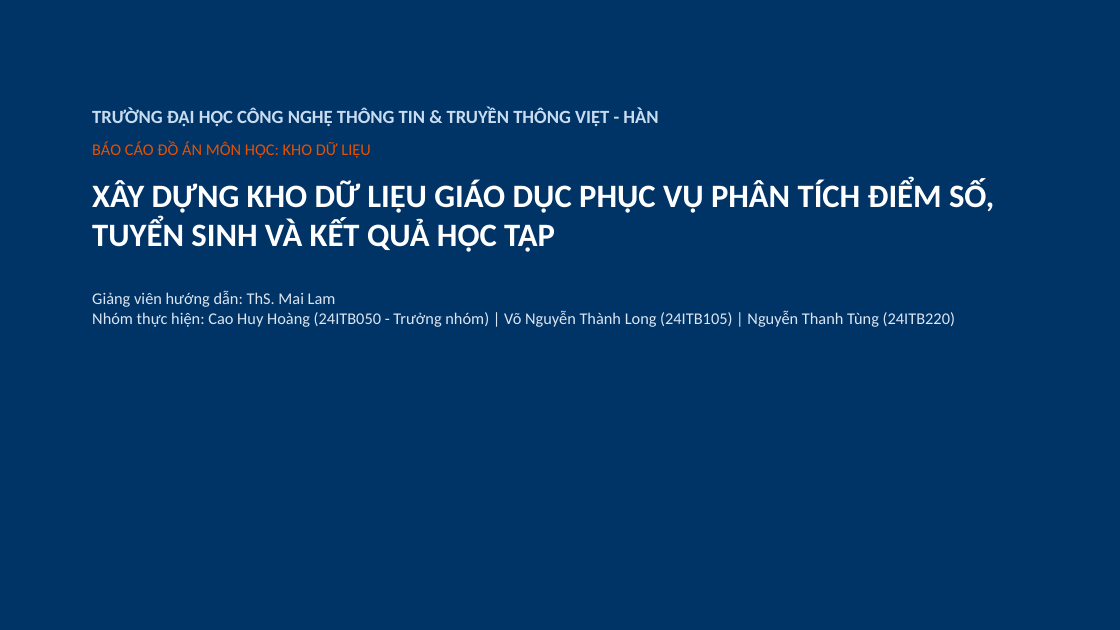
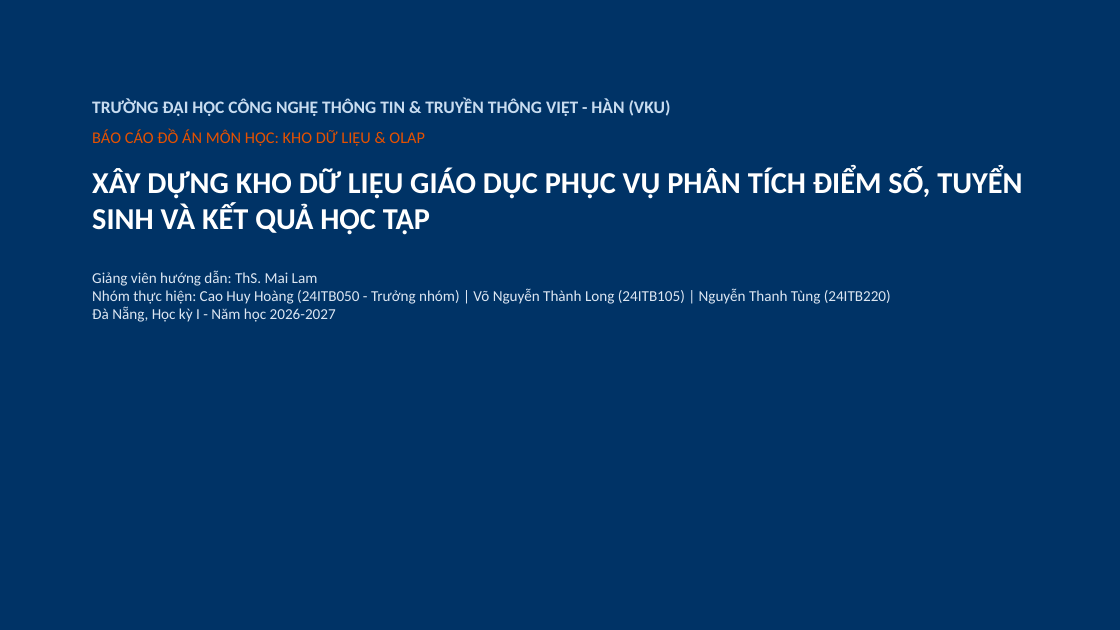
Before and after one commit to Hoang-tap-lap-trinh/Kho_du_lieu, a slide deck: slide 1 of docs/Slide_Thuyet_Trinh_Kho_du_lieu.pptx. Drawn at 1120x630 pixels with LibreOffice and Linux fonts; fonts in the diff are those of the drawing. Boxes give left, top, right and bottom in pixels: in the first picture for what was removed or moved away, otherwise in the second. Text is boxed around its words. In the diff, an @@ line names an element or a change of style, - is before the commit and + after.

```diff
--- a/docs/Slide_Thuyet_Trinh_Kho_du_lieu.pptx
+++ b/docs/Slide_Thuyet_Trinh_Kho_du_lieu.pptx
@@ text "TRƯỜNG ĐẠI HỌC CÔNG NGHỆ ..." moved from (x1=92, y1=108, x2=994, y2=327) to (x1=92, y1=99, x2=1022, y2=322) @@
@@ text at (x1=92, y1=99, x2=671, y2=146): text changed; size 16 to 15 pt @@
-TRƯỜNG ĐẠI HỌC CÔNG NGHỆ THÔNG TIN & TRUYỀN THÔNG VIỆT - HÀN
-BÁO CÁO ĐỒ ÁN MÔN HỌC: KHO DỮ LIỆU
+TRƯỜNG ĐẠI HỌC CÔNG NGHỆ THÔNG TIN & TRUYỀN THÔNG VIỆT - HÀN (VKU)
+BÁO CÁO ĐỒ ÁN MÔN HỌC: KHO DỮ LIỆU & OLAP
@@ text at (x1=92, y1=167, x2=1022, y2=235): size 28 to 26 pt in "XÂY DỰNG KHO DỮ LIỆU GIÁO DỤC ..." @@
@@ text at (x1=92, y1=270, x2=891, y2=322): text changed; size 14 to 13 pt @@
-Giảng viên hướng dẫn: ThS. Mai Lam
-Nhóm thực hiện: Cao Huy Hoàng (24ITB050 - Trưởng nhóm) | Võ Nguyễn Thành Long (24ITB105) | Nguyễn Thanh Tùng (24ITB220)
+Giảng viên hướng dẫn: ThS. Mai Lam
+Nhóm thực hiện: Cao Huy Hoàng (24ITB050 - Trưởng nhóm) | Võ Nguyễn Thành Long (24ITB105) | Nguyễn Thanh Tùng (24ITB220)
+Đà Nẵng, Học kỳ I - Năm học 2026-2027
```
Also in this commit, not shown: 12 other slides changed, 9 other files.
